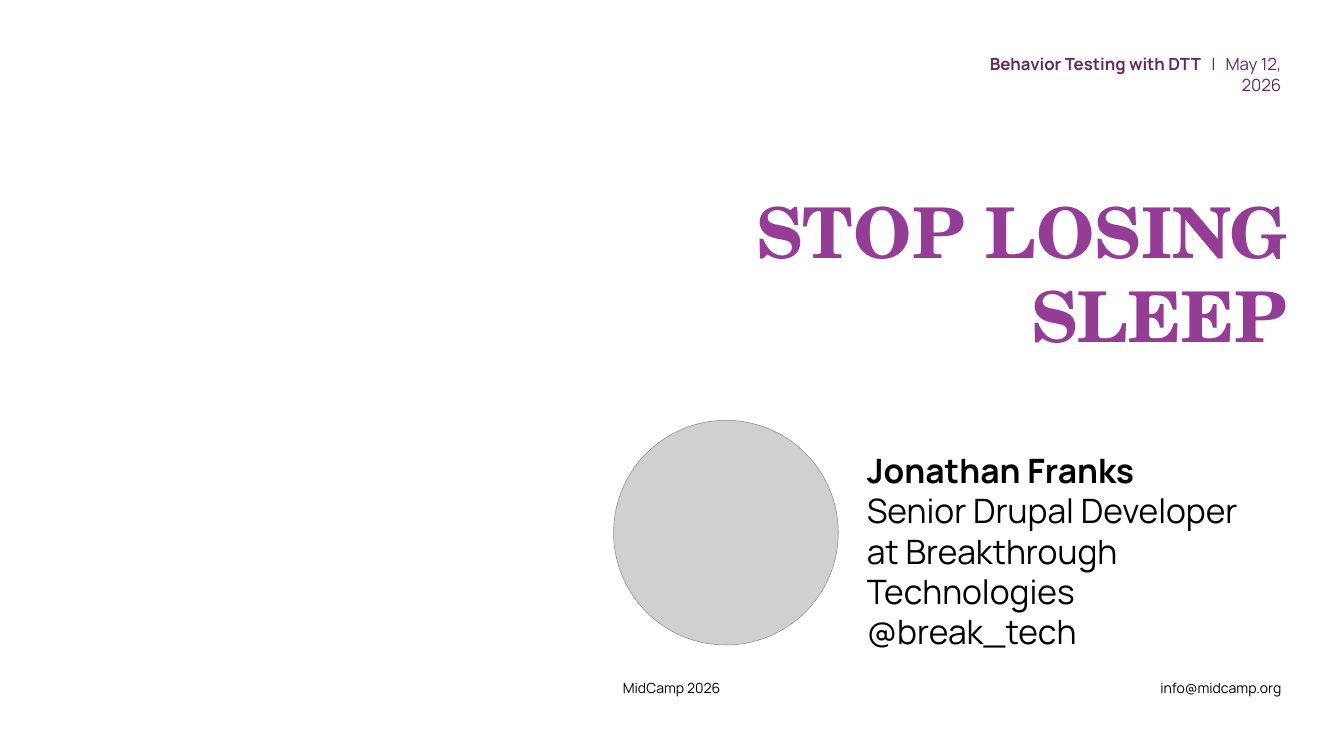
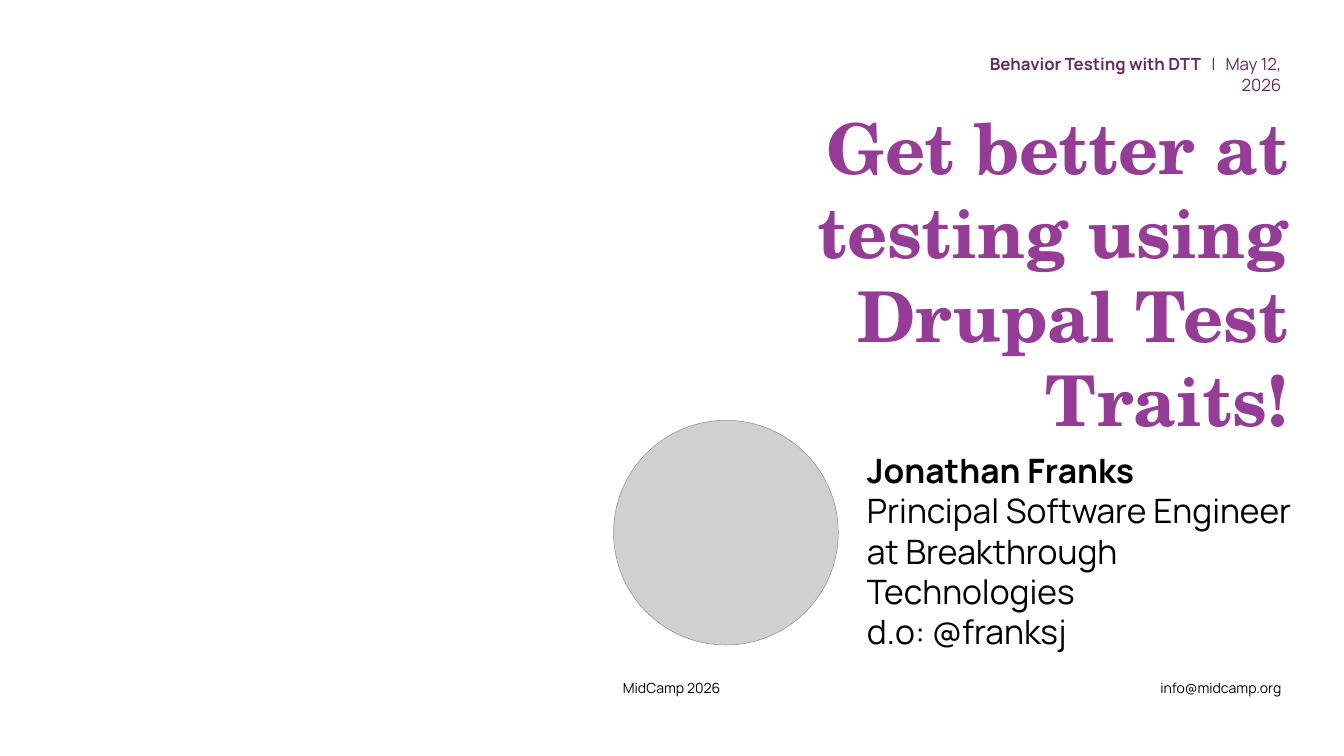
Before and after one commit to jonathanfranks/dtt2026, a slide deck: slide 1 of dtt-talk-deck.pptx. Drawn at 1344x756 pixels with LibreOffice and Linux fonts; fonts in the diff are those of the drawing; grey boxes stand for pictures; background and template pictures are left out. Boxes give left, top, right and bottom in pixels: in the first picture for what was removed or moved away, otherwise in the second. Text is boxed around its words. In the diff, an @@ line names an element or a change of style, - is before the commit and + after.

Commit message:
Fix about me

```diff
--- a/dtt-talk-deck.pptx
+++ b/dtt-talk-deck.pptx
@@ text at (x1=817, y1=122, x2=1288, y2=427): text changed @@
-STOP LOSING
-SLEEP
+Get better at testing using Drupal Test Traits!
@@ text at (x1=867, y1=498, x2=1291, y2=532): text changed @@
-Senior Drupal Developer
+Principal Software Engineer
@@ text at (x1=867, y1=619, x2=1067, y2=652): text changed @@
-@break_tech
+d.o: @franksj
```
